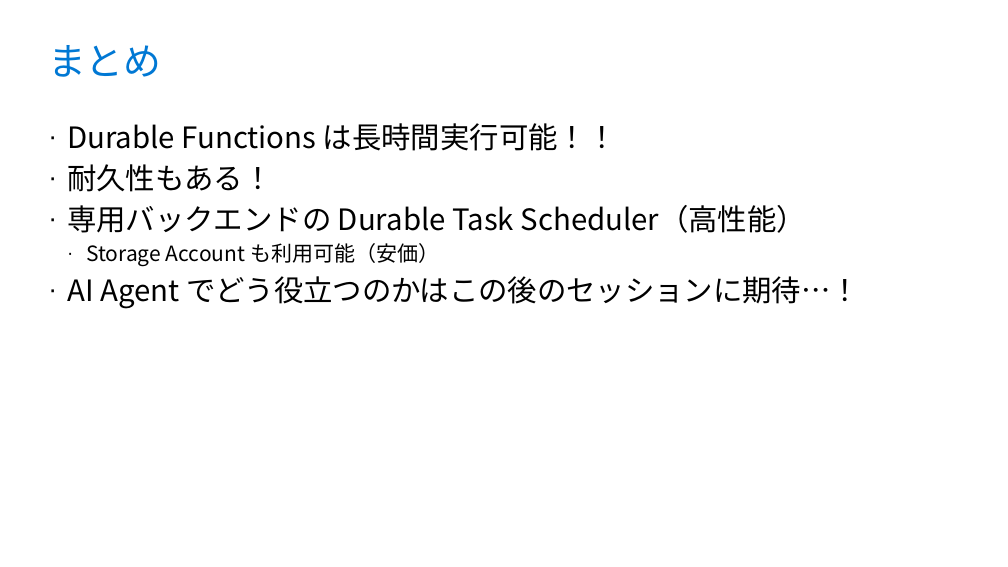
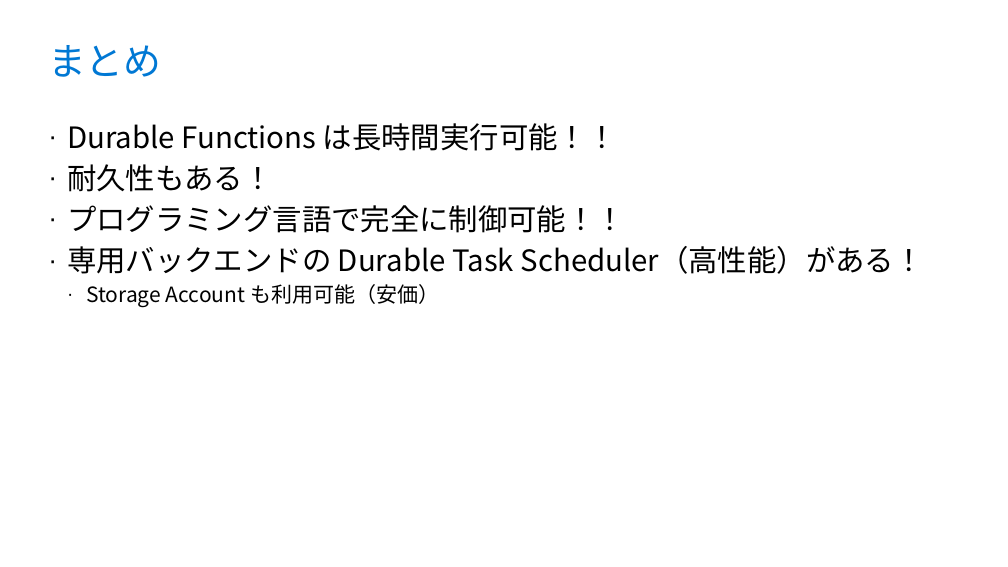
Before and after one commit to runceel/yonayona-durable, a slide deck: slide 20 of slides/slides.pptx (slide 19 before the commit). Drawn at 1008x567 pixels with LibreOffice and Linux fonts; fonts in the diff are those of the drawing; background and template pictures are left out. Boxes give left, top, right and bottom in pixels: in the first picture for what was removed or moved away, otherwise in the second. Text is boxed around its words. In the diff, an @@ line names an element or a change of style, - is before the commit and + after.

Commit message:
slides.pptxを更新
slides.pptxファイルにバイナリレベルの変更を加えました。具体的な内容は差分からは不明ですが、プレゼンテーション資料に何らかの修正または更新が行われています。

```diff
--- a/slides/slides.pptx
+++ b/slides/slides.pptx
@@ text at <box>67,205,924,274</box>: text changed @@
-· 専用バックエンドの Durable Task Scheduler（高性能）
+· プログラミング言語で完全に制御可能！！
+· 専用バックエンドの Durable Task Scheduler（高性能）がある！
@@ text at <box>67,276,860,309</box>: paragraph removed @@
-· AI Agent でどう役立つのかはこの後のセッションに期待…！
```
Also in this commit, not shown: 4 other slides changed, 2 slides added, 1 slide removed.
